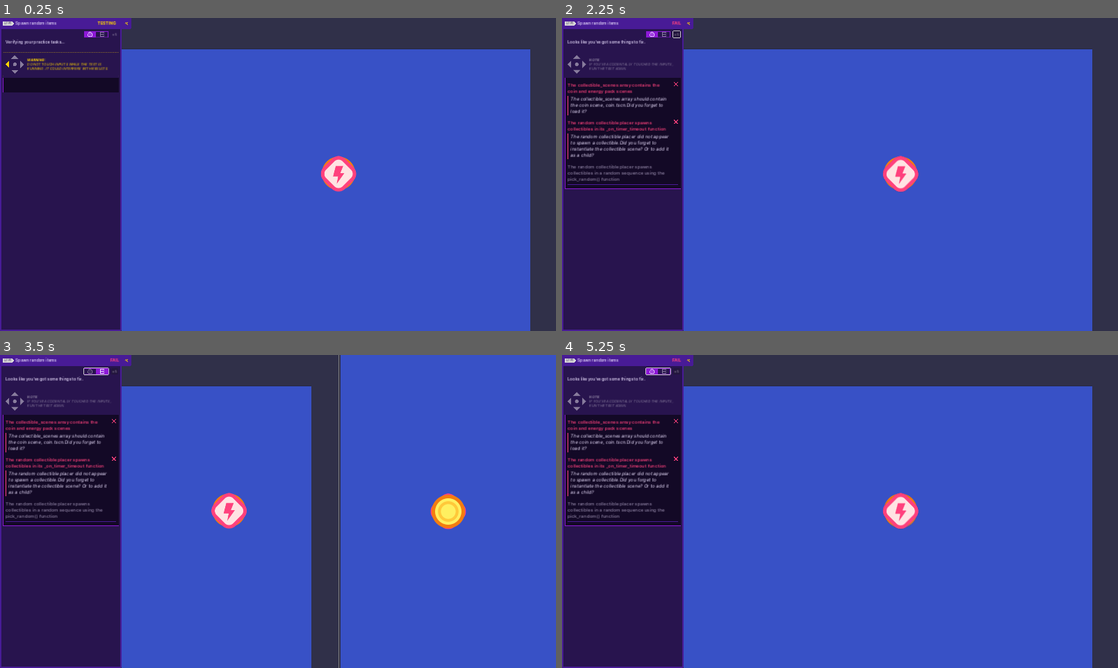
Above: before the commit, frames 1-4 (two rows, left to right).
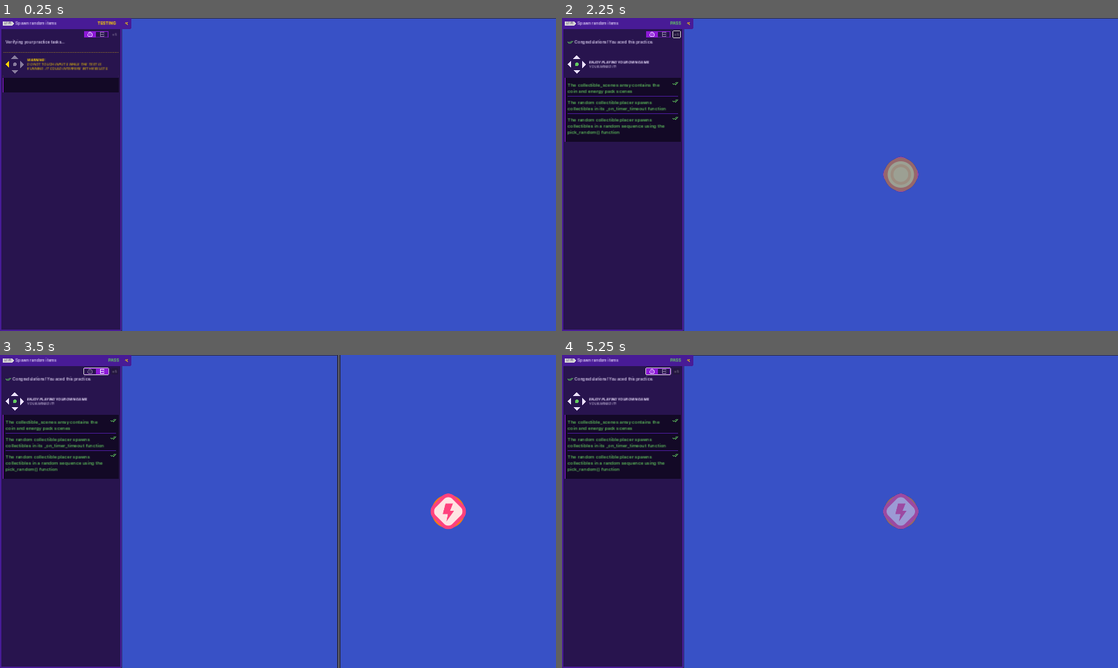
Above: after the commit, the same moments.

Repository: dnskvlnko/2d-GameDev-Course
Game: Godot game, scene res://practices/L7.P1.spawn_random_items/spawn_random_items.tscn
Same seed, same stepped clock (60 frames per second), same inputs: the game is played once before the commit and once after it. This scene is started directly instead of the project's main scene.
Inputs (mouse positions are in pixels of both pictures, inside the frame that each line leads up to):
- Up to frame 1 (0.25 s): no input
- Up to frame 2 (2.25 s): click (689, 24) at 0.5 s; tap Enter at 1.25 s; hold D (move_right) 1.28-2 s; click "x5" at 2 s
- Up to frame 3 (3.5 s): click (94, 370) at 2.75 s
- Up to frame 4 (5.25 s): tap Space at 3.5, 5 s; hold S (move_down) 3.53-4.28 s; tap Enter at 4.25 s; hold D (move_right) 4.28-5.03 s; hold W (move_up) from 5.03 s (still down)

The runs differ from the first frame. In frame 1, 12% of the frame differs, in the area x 21-100%, y 0-100%; in frame 2, 17%, in the area x 0-100%, y 0-100%; in frame 3, 14%; in frame 4, 17%.

Commit message:
L7.P1

Diff:
--- a/05.loot_it_all_workbook/practices/L7.P1.spawn_random_items/coin.tscn
+++ b/05.loot_it_all_workbook/practices/L7.P1.spawn_random_items/coin.tscn
@@ -1,14 +1,14 @@
-[gd_scene load_steps=4 format=3]
+[gd_scene load_steps=4 format=3 uid="uid://dh5rtx3aq12ro"]
 
-[ext_resource type="Script" path="res://practices/L7.P1.spawn_random_items/collectible.gd" id="1_w44qq"]
-[ext_resource type="Texture2D" path="res://assets/practice_assets/coin.png" id="2_h8srl"]
+[ext_resource type="Script" path="res://practices/L7.P1.spawn_random_items/collectible.gd" id="1_tq4wb"]
+[ext_resource type="Texture2D" uid="uid://b5n8ybmtouhk0" path="res://assets/practice_assets/coin.png" id="2_h8srl"]
 
 [sub_resource type="CircleShape2D" id="CircleShape2D_8or2y"]
 radius = 57.1402
 
 [node name="Coin" type="Area2D" groups=["coin"]]
 collision_mask = 2
-script = ExtResource("1_w44qq")
+script = ExtResource("1_tq4wb")
 
 [node name="Sprite2D" type="Sprite2D" parent="."]
 texture = ExtResource("2_h8srl")
--- a/05.loot_it_all_workbook/practices/L7.P1.spawn_random_items/energy_pack.tscn
+++ b/05.loot_it_all_workbook/practices/L7.P1.spawn_random_items/energy_pack.tscn
@@ -1,14 +1,14 @@
-[gd_scene load_steps=4 format=3]
+[gd_scene load_steps=4 format=3 uid="uid://cath8bdhu8ryo"]
 
-[ext_resource type="Script" path="res://practices/L7.P1.spawn_random_items/collectible.gd" id="1_sb6ru"]
-[ext_resource type="Texture2D" path="res://assets/practice_assets/energy_pack.png" id="2_ipnf3"]
+[ext_resource type="Script" path="res://practices/L7.P1.spawn_random_items/collectible.gd" id="1_gk0pp"]
+[ext_resource type="Texture2D" uid="uid://bdkl4qmqe0suw" path="res://assets/practice_assets/energy_pack.png" id="2_ipnf3"]
 
 [sub_resource type="CircleShape2D" id="CircleShape2D_gmkso"]
 radius = 57.1402
 
 [node name="EnergyPack" type="Area2D" groups=["energy"]]
 collision_mask = 2
-script = ExtResource("1_sb6ru")
+script = ExtResource("1_gk0pp")
 
 [node name="Sprite2D" type="Sprite2D" parent="."]
 texture = ExtResource("2_ipnf3")
--- a/05.loot_it_all_workbook/practices/L7.P1.spawn_random_items/random_collectible_placer.gd
+++ b/05.loot_it_all_workbook/practices/L7.P1.spawn_random_items/random_collectible_placer.gd
@@ -1,12 +1,14 @@
 extends Node2D
 
 var collectible_scenes := [
+	preload("coin.tscn"),
+	preload("energy_pack.tscn")
 ]
-
 
 func _ready() -> void:
 	get_node("Timer").timeout.connect(_on_timer_timeout)
 
-
-func _on_timer_timeout() -> void:
-	pass
+func _on_timer_timeout () -> void:
+	var random_item_scene: PackedScene = collectible_scenes.pick_random()
+	var item_instance := random_item_scene.instantiate()
+	add_child(item_instance)
--- a/05.loot_it_all_workbook/practices/L7.P1.spawn_random_items/random_collectible_placer.tscn
+++ b/05.loot_it_all_workbook/practices/L7.P1.spawn_random_items/random_collectible_placer.tscn
@@ -1,4 +1,4 @@
-[gd_scene load_steps=2 format=3]
+[gd_scene load_steps=2 format=3 uid="uid://i52cq5xyytlf"]
 
 [ext_resource type="Script" path="res://practices/L7.P1.spawn_random_items/random_collectible_placer.gd" id="1_8cyt6"]
 
--- a/05.loot_it_all_workbook/practices/L7.P1.spawn_random_items/spawn_random_items.tscn
+++ b/05.loot_it_all_workbook/practices/L7.P1.spawn_random_items/spawn_random_items.tscn
@@ -1,19 +1,11 @@
-[gd_scene load_steps=4 format=3 uid="uid://0jemtbrrb2y0"]
+[gd_scene load_steps=2 format=3 uid="uid://0jemtbrrb2y0"]
 
-[ext_resource type="PackedScene" path="res://practices/L7.P1.spawn_random_items/random_collectible_placer.tscn" id="1_xxubk"]
-[ext_resource type="PackedScene" uid="uid://b8drfo8xcf0v5" path="res://addons/gdquest_practice_framework/practice_solutions/L7.P1.spawn_random_items/coin.tscn" id="2_8ufh5"]
-[ext_resource type="PackedScene" uid="uid://r247vwcitbo8" path="res://addons/gdquest_practice_framework/practice_solutions/L7.P1.spawn_random_items/energy_pack.tscn" id="3_1tjiw"]
+[ext_resource type="PackedScene" uid="uid://i52cq5xyytlf" path="res://practices/L7.P1.spawn_random_items/random_collectible_placer.tscn" id="1_xxubk"]
 
 [node name="SpawnRandomItems" type="Node2D"]
 
-[node name="Coin" parent="." instance=ExtResource("2_8ufh5")]
-position = Vector2(959, 536)
-
-[node name="EnergyPack" parent="." instance=ExtResource("3_1tjiw")]
-position = Vector2(959, 538)
-
 [node name="RandomCollectiblePlacer" parent="." instance=ExtResource("1_xxubk")]
-position = Vector2(960, 540)
+position = Vector2(62, -9)
 
 [node name="ExtraVisuals" type="Node" parent="."]
 
@@ -28,10 +20,10 @@
 anchors_preset = 15
 anchor_right = 1.0
 anchor_bottom = 1.0
-offset_left = -89.0
-offset_top = 107.0
-offset_right = -89.0
-offset_bottom = 107.0
+offset_left = 1.0
+offset_top = 3.0
+offset_right = 1.0
+offset_bottom = 3.0
 grow_horizontal = 2
 grow_vertical = 2
 color = Color(0.219608, 0.317647, 0.776471, 1)
